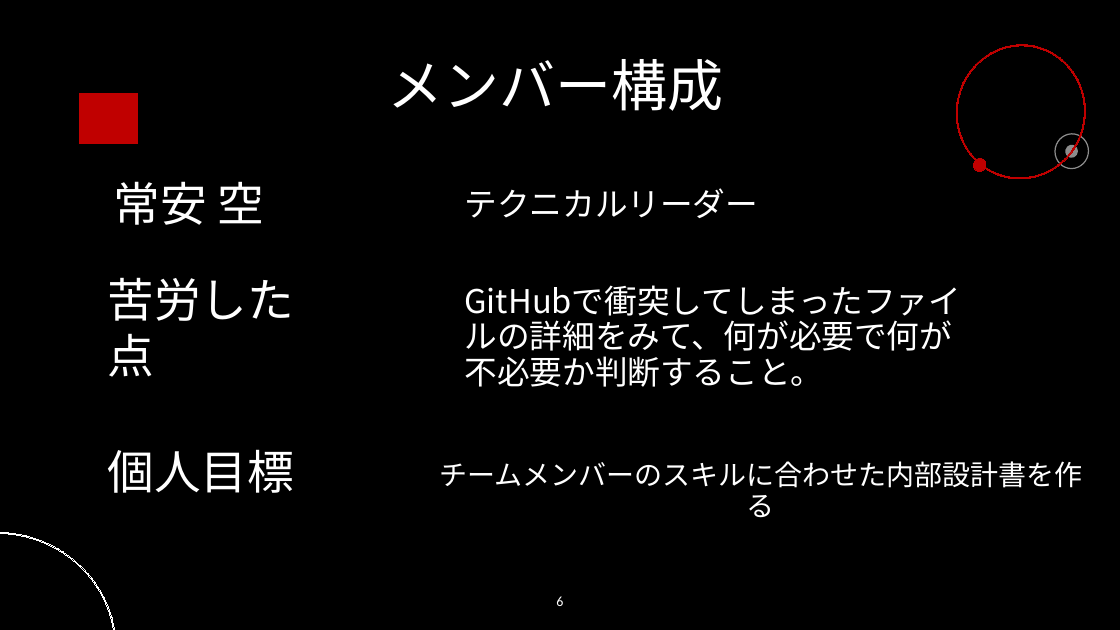
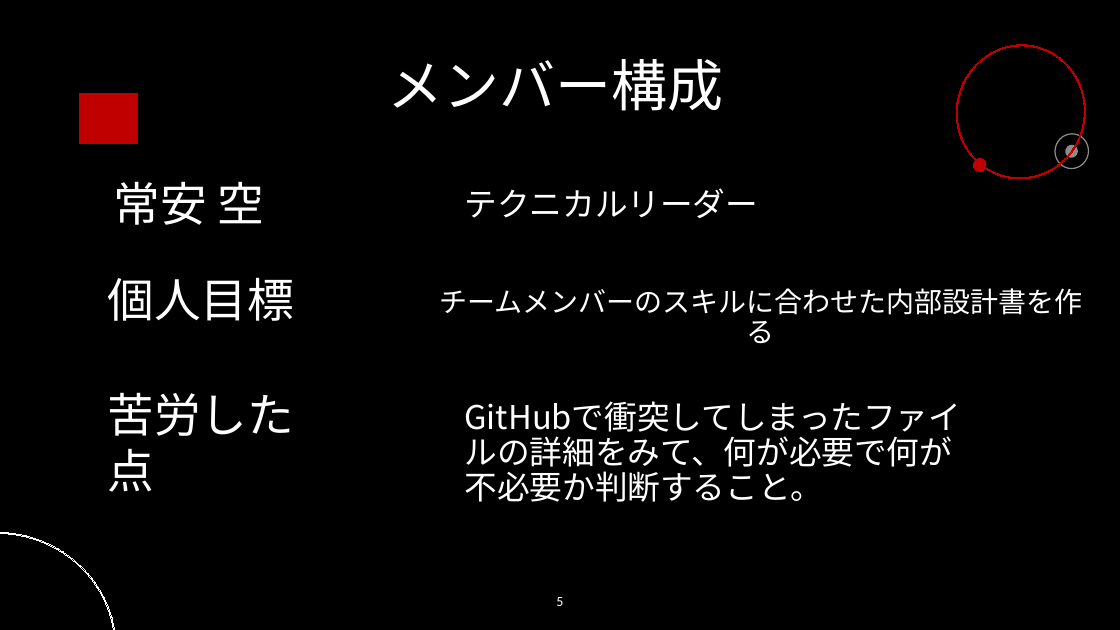
Before and after one commit to 2022java42-student022/document, a slide deck: slide 5 of 成果プレゼン資料/研修プレゼン - コピー.pptx (slide 6 before the commit). Drawn at 1120x630 pixels with LibreOffice and Linux fonts; fonts in the diff are those of the drawing; background and template pictures are left out. Boxes give left, top, right and bottom in pixels: in the first picture for what was removed or moved away, otherwise in the second. Text is boxed around its words. In the diff, an @@ line names an element or a change of style, - is before the commit and + after.

```diff
--- a/成果プレゼン資料/研修プレゼン - コピー.pptx
+++ b/成果プレゼン資料/研修プレゼン - コピー.pptx
@@ text "個人目標": place and size @@
-text "個人目標" at [107,449,294,493]
+text "個人目標" at [107,277,294,321]
@@ text "チームメンバーのスキルに合わせた内部設計書を作る": place and size @@
-text "チームメンバーのスキルに合わせた内部設計書を作る" at [439,461,1082,488]
+text "チームメンバーのスキルに合わせた内部設計書を作る" at [439,288,1082,315]
@@ text "苦労した点": place and size @@
-text "苦労した点" at [107,277,294,377]
+text "苦労した点" at [107,392,294,492]
@@ text "GitHubで衝突してしまったファイルの詳細をみて、何が必要で何が不必要か判断すること。": place and size @@
-text "GitHubで衝突してしまったファイルの詳細をみて、何が必要で何が不必要か判断すること。" at [465,315,953,387]
+text "GitHubで衝突してしまったファイルの詳細をみて、何が必要で何が不必要か判断すること。" at [465,431,953,502]
@@ page number at [556,597,563,606]: text changed @@
-6
+5
```
Also in this commit, not shown: 7 other slides changed.
